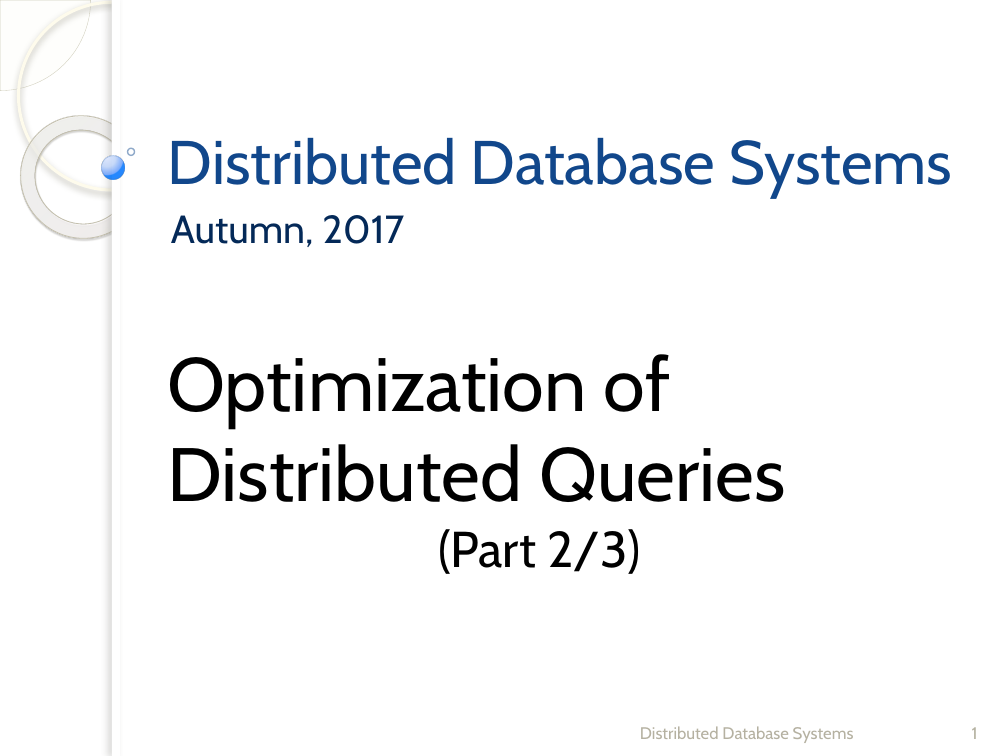
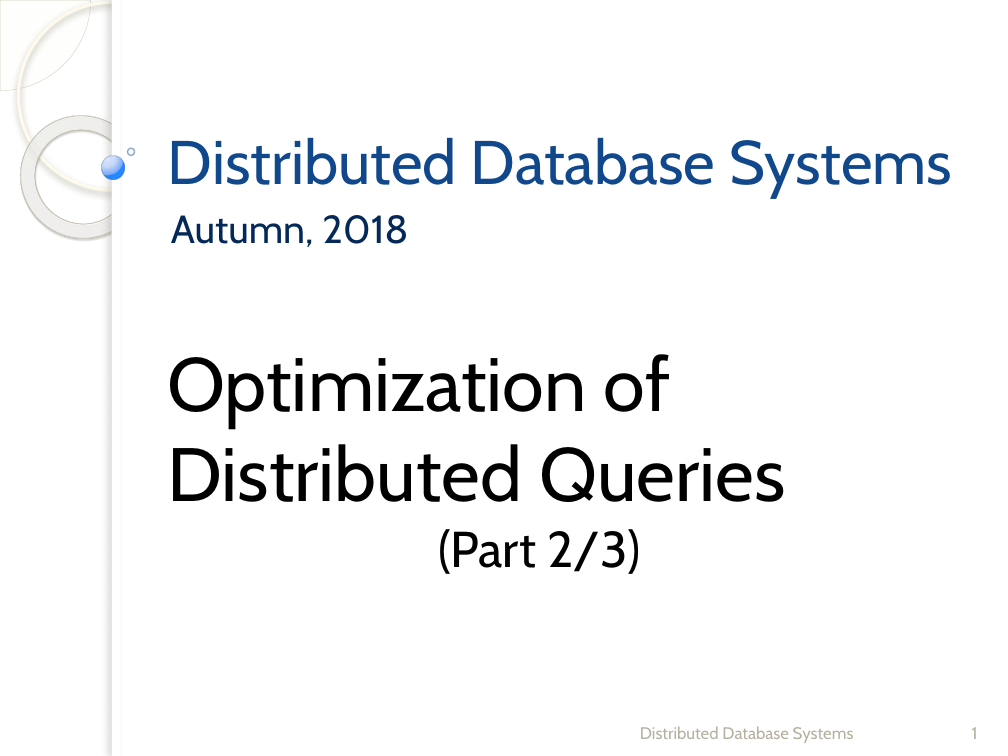
Before and after one commit to fanju1984/ddb, a slide deck: slide 1 of Fall_2018/Slides/05-Query_Optimization-2.pptx. Drawn at 1008x756 pixels with LibreOffice and Linux fonts; fonts in the diff are those of the drawing; background and template pictures are left out. Boxes give left, top, right and bottom in pixels: in the first picture for what was removed or moved away, otherwise in the second. Text is boxed around its words. In the diff, an @@ line names an element or a change of style, - is before the commit and + after.

Commit message:
Slides updated

```diff
--- a/Fall_2018/Slides/05-Query_Optimization-2.pptx
+++ b/Fall_2018/Slides/05-Query_Optimization-2.pptx
@@ subtitle at [171,215,408,247]: text changed @@
-Autumn, 2017
+Autumn, 2018
```
Also in this commit, not shown: 11 other files.
